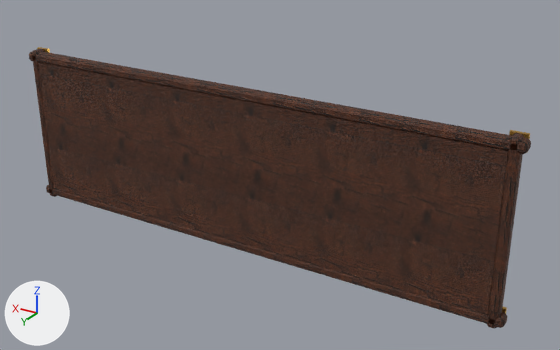
A saved change to the glTF model sg_royale_rules.glb.
Before and after are seen from a 50 mm camera at (-4.62, 6.77, 3.47) aimed at (-0.44, -0.21, -0.02). Lighting does not change. The marker at lower left points along +X, +Y and +Z. The picture after the commit comes second. Vertices at exactly the same position are counted once.

In view in the first picture: 'spire'.
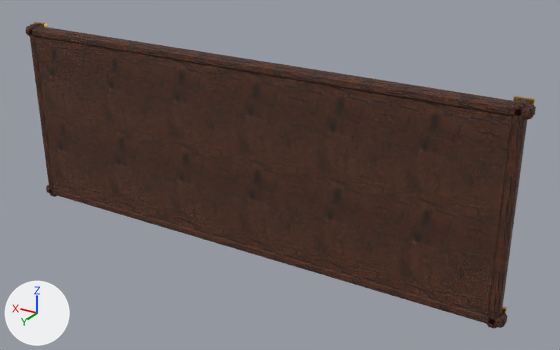
The newer file is also turned or shifted as a whole; pictures and numbers use the older file's frame.

Changed parts and their boxes [x1, y1, x2, y2] in the pictures (560 x 350 px; the box of a moved part takes in the faces that stretch with it):
```json
{"object": "spire", "change": "reshaped", "before": [29, 47, 531, 329], "after": [26, 22, 536, 329], "on screen": "9% taller"}
{"part": 1, "of": "me_spire", "change": "moved or reshaped", "before": [29, 52, 531, 154], "after": [26, 26, 536, 120]}
{"part": 2, "of": "me_spire", "change": "moved or reshaped", "before": [509, 130, 530, 153], "after": [513, 96, 535, 119]}
{"part": 3, "of": "me_spire", "change": "moved or reshaped", "before": [37, 47, 50, 53], "after": [34, 22, 47, 27]}
{"part": 4, "of": "me_spire", "change": "moved or reshaped", "before": [486, 133, 525, 327], "after": [486, 99, 529, 327]}
{"part": 5, "of": "me_spire", "change": "moved or reshaped", "before": [32, 49, 508, 153], "after": [29, 23, 512, 153]}
```

Edits to the scene script, one JSON object a line:
```json
{"block": "me_spire", "where": "# used by ob_spire; location = (0.0, 0.0, 0.0)"}
{"op": "remove", "block": "me_spire", "code": "me_spire.from_pydata(...)  # 140 vertices, 238 faces; spans x -3.18..3.18, y -0.13..0.06, z -1.02..1.02"}
{"op": "add", "block": "me_spire", "code": "me_spire.from_pydata(...)  # 140 vertices, 238 faces; spans x -3.18..3.18, y -0.13..0.06, z -1.02..1.35"}
{"block": "me_spire", "change": "me_spire part 1: the loose piece of 24 vertices spanning x -3.18..3.18, y -0.1..0.06, z 0.87..0.99 is moved by (0.0, 0.0, 0.33)"}
{"block": "me_spire", "change": "me_spire part 2: the loose piece of 8 vertices spanning x -3.15..-2.97, y -0.13..-0.09, z 0.84..1.02 is moved by (0.0, 0.0, 0.33)"}
{"block": "me_spire", "change": "me_spire part 3: the loose piece of 8 vertices spanning x 2.97..3.15, y -0.13..-0.09, z 0.84..1.02 is moved by (0.0, 0.0, 0.33)"}
{"block": "me_spire", "change": "me_spire part 4: all 15 vertices in x -3.12..-3.0, y -0.1..0.06, z 0.87..1.02 are moved by (0.0, 0.0, 0.33)"}
{"block": "me_spire", "change": "me_spire part 5: all 15 vertices in x 3.0..3.12, y -0.1..0.06, z 0.87..1.02 are moved by (0.0, 0.0, 0.33)"}
```
